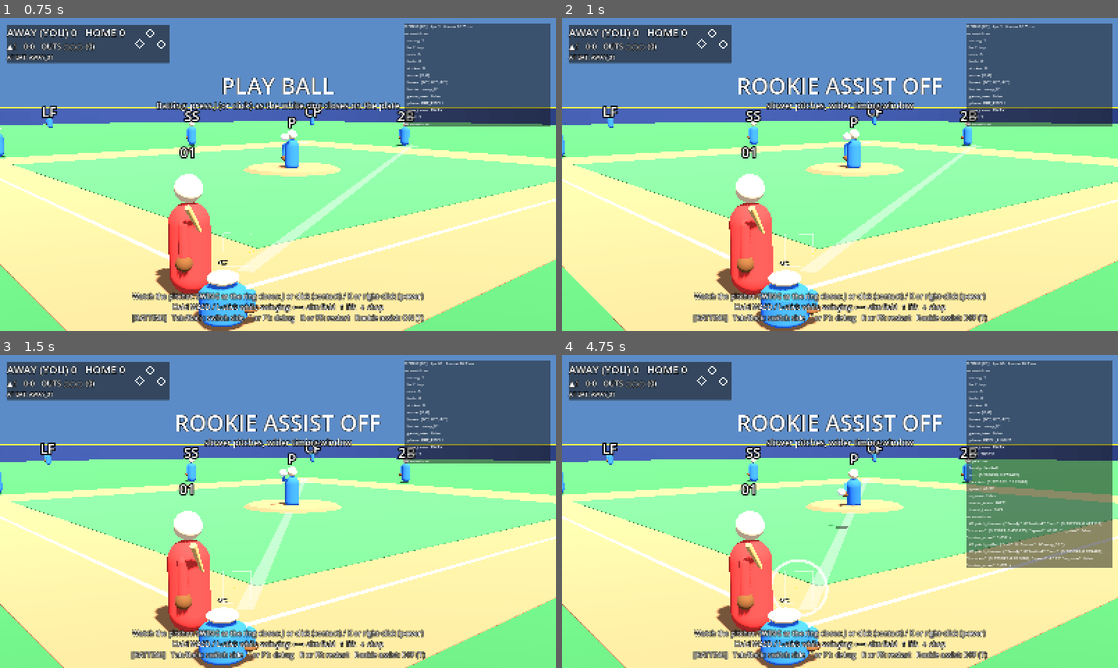
Above: before the commit, frames 1-4 (two rows, left to right).
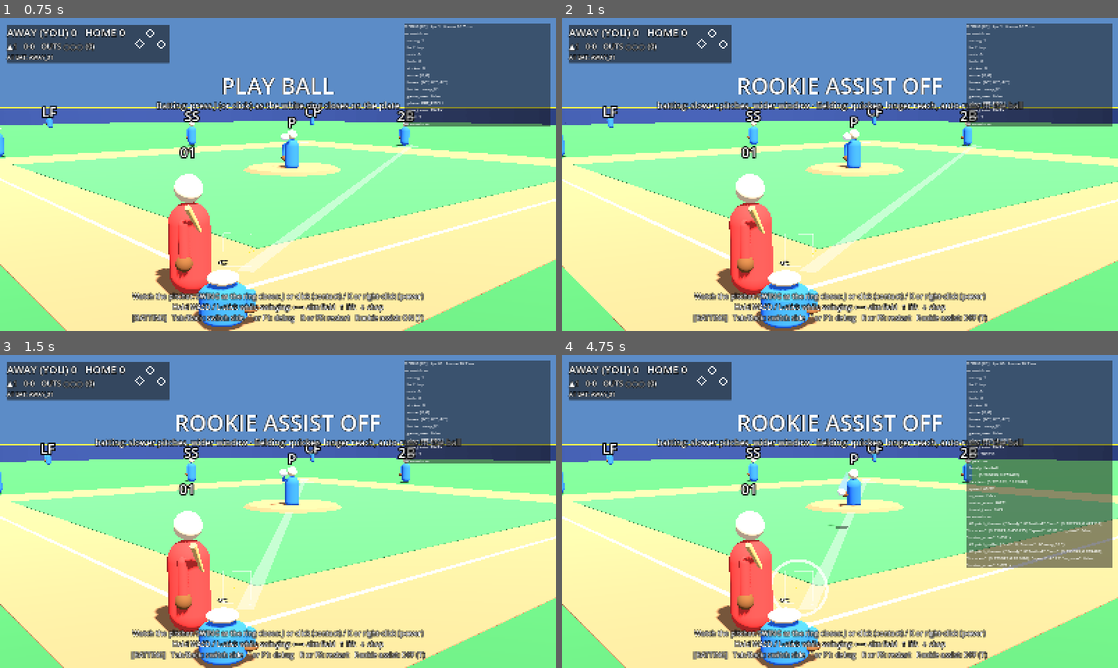
Above: after the commit, the same moments.

Repository: Dsoto1/sportball
Game: Godot game, scene res://app/main.tscn
Same seed, same stepped clock (60 frames per second), same inputs: the game is played once before the commit and once after it.
Inputs (mouse positions are in pixels of both pictures, inside the frame that each line leads up to):
- Up to frame 1 (0.75 s): tap J (swing_contact) at 0.5 s; move the mouse to (400, 158) at 0.52 s; hold Right from 0.53 s (still down); tap Shift (dive) at 0.6 s; click (400, 158) at 0.67 s
- Up to frame 2 (1 s): keep holding Right; tap T (toggle_assist) at 0.8 s
- Up to frame 3 (1.5 s): release Right at 1.25 s; drag from (166, 527) to (250, 574) at 1.27 s
- Up to frame 4 (4.75 s): move the mouse to (895, 442) at 2.02 s; hold Right 2.03-2.75 s; tap S (aim_down) at 2.1 s; tap T (toggle_assist) at 2.3, 3.8 s; tap F5 (restart_match) at 2.75 s; drag from (812, 574) to (673, 464) at 2.77 s; tap J (swing_contact) at 3.5 s; move the mouse to (1006, 558) at 3.52 s; hold Left 3.53-4.25 s; tap D (aim_right) at 3.6 s; drag from (673, 464) to (756, 433) at 4.27 s

Frame 1 is identical in both runs. In frame 2, 1.3% of the frame differs, in the area x 17-83%, y 26-30%; in frame 3, 1.3%; in frame 4, 1.4%, in the area x 17-83%, y 26-44%.

Commit message:
Phase 0 feel pass: pitch tells, fielding assist, contact punch
- Pitch tells from data: each pitch family has a trail colour and
  length (fastball long blue, breaking ball short orange, changeup green
  stub); the trail grows with the ball so it reads from the box
- Rookie assist on defense: human fielder 12% quicker, +0.35 m reach,
  and auto-routes to the ball while the stick is at rest (stick input
  overrides, so misplays remain possible)
- Contact punch: camera zoom kick and shake on solid contact, stronger
  on a barrel

94 tests pass; bot plays both sides.

Co-Authored-By: Claude Opus 5.5 <noreply@anthropic.com>
Claude-Session: https://claude.ai/code/session_01PsCp2G5H7Zqre39tL8b4KQ

Diff:
--- a/app/match_director.gd
+++ b/app/match_director.gd
@@ -161,7 +161,7 @@
 		start_match(int(Time.get_ticks_usec() % 1000000))
 	if Input.is_action_just_pressed(&"toggle_assist"):
 		tuning.rookie_assist = not tuning.rookie_assist
-		_hud.show_callout("ROOKIE ASSIST %s" % ("ON" if tuning.rookie_assist else "OFF"), "slower pitches, wider timing window")
+		_hud.show_callout("ROOKIE ASSIST %s" % ("ON" if tuning.rookie_assist else "OFF"), "batting: slower pitches, wider window · fielding: quicker, longer reach, auto-runs to the ball")
 		_hud.show_prompt(_hud_prompt_suffix())
 	if Input.is_action_just_pressed(&"switch_side"):
 		user_team = MatchState.HOME if user_team == MatchState.AWAY else MatchState.AWAY
@@ -252,7 +252,8 @@
 	var travel := _pitch.travel_time
 	# Flight runs on the same clock the swing is judged on.
 	var flight := float(_now_usec() - _pitch_release_usec) / 1000000.0
-	_view.show_pitch(_pitch, minf(flight, travel))
+	var family := content.pitch(_pitch.family_id)
+	_view.show_pitch(_pitch, minf(flight, travel), family.tell_color, family.tell_trail)
 	var timing := flight - travel
 	if user_is_batting():
 		_view.show_timing_ring(flight / travel if _contact == null or flight < travel else -1.0)
@@ -340,6 +341,7 @@
 		if human_fields:
 			# The human steers whoever the projection says gets there first.
 			_live = LiveFielding.new(_bip.trajectory, _bip.fielders, _bip.fielding, tuning, _bip.fielding.fielder_index)
+			_live.assist = tuning.rookie_assist
 		_play = _bip.start_live(not human_fields)
 		_play.human_defense = not user_is_batting()
 	_set_phase(Phase.BALL_IN_PLAY)
@@ -519,7 +521,7 @@
 				base = "Runners: advance E / RB   retreat Q / LB   (hold 1-4 / B Y X A for one runner)"
 			else:
 				base = "Run: WASD / L-stick   Dive: Shift / RT   Switch: F / LT   Throw (again to relay) 1st-2nd-3rd-home: 1-4 / B Y X A"
-	var assist := "   Rookie assist: %s (T)" % ("ON" if tuning.rookie_assist else "OFF") if user_is_batting() else ""
+	var assist := "   Rookie assist: %s (T)" % ("ON" if tuning.rookie_assist else "OFF")
 	return "%s\n[%s]   Tab/Back: switch side   ` or F1: debug   R or F5: restart%s" % [base, role, assist]
 
 
--- a/baseball/fielding/live_fielding.gd
+++ b/baseball/fielding/live_fielding.gd
@@ -20,6 +20,9 @@
 ## Controlled fielder cannot move or catch until this time (missed dive).
 var down_until: float = -1.0
 var dives_missed: int = 0
+## Rookie assist for the human fielder: a little quicker, a little more
+## reach, and with the stick at rest he runs to the ball on his own.
+var assist := false
 
 var _targets: PackedVector3Array = PackedVector3Array()
 var _target_times: PackedFloat32Array = PackedFloat32Array()
@@ -60,10 +63,16 @@
 				if result != null:
 					return
 				continue
+			var speed := f.speed * (tuning.assist_fielder_speed_scale if assist else 1.0)
+			if assist and move.length() < 0.2:
+				# Auto-route: the landing spot for a fly, just ahead of a grounder.
+				var goal := trajectory.landing_point if airborne else trajectory.position_at(time + 0.6)
+				positions[i] = positions[i].move_toward(Vector3(goal.x, 0.0, goal.z), speed * dt)
+				continue
 			var dir := Vector3(move.x, 0.0, -move.y)
 			if dir.length() > 1.0:
 				dir = dir.normalized()
-			positions[i] += dir * f.speed * dt
+			positions[i] += dir * speed * dt
 		elif time > f.reaction:
 			# Run the projected route; once that moment has passed, chase the ball.
 			var goal := _targets[i] if time < _target_times[i] else Vector3(ball.x, 0.0, ball.z)
@@ -78,7 +87,8 @@
 		if airborne and controlled >= 0 and i != controlled:
 			continue
 		var gap := _gap(positions[i], ball)
-		if gap <= fielders[i].reach and gap < best_gap:
+		var reach := fielders[i].reach + (tuning.assist_reach_bonus if assist and i == controlled else 0.0)
+		if gap <= reach and gap < best_gap:
 			best = i
 			best_gap = gap
 	if best >= 0:
--- a/data/defs/baseball_tuning.gd
+++ b/data/defs/baseball_tuning.gd
@@ -86,6 +86,10 @@
 @export var rookie_assist: bool = true
 @export var assist_pitch_speed_scale: float = 0.85
 @export var assist_timing_window_scale: float = 1.3
+## Human fielder under Rookie assist: speed multiplier, extra glove reach,
+## and auto-routing to the ball while the stick is at rest.
+@export var assist_fielder_speed_scale: float = 1.12
+@export var assist_reach_bonus: float = 0.35
 
 @export_group("Ball Flight")
 @export var gravity: float = 9.81
--- a/data/defs/pitch_family_def.gd
+++ b/data/defs/pitch_family_def.gd
@@ -13,3 +13,7 @@
 @export var deception: float = 0.0
 ## Multiplier on command scatter; harder pitches miss by more.
 @export var scatter_scale: float = 1.0
+## Readability tell for the batter: trail colour and trail length (number
+## of ghost balls), so the cue does not rely on colour alone.
+@export var tell_color: Color = Color(1, 1, 1)
+@export var tell_trail: int = 4
--- a/data/pitches/breaking_ball.tres
+++ b/data/pitches/breaking_ball.tres
@@ -10,3 +10,5 @@
 break_amount = Vector2(-0.32, -0.26)
 deception = 0.55
 scatter_scale = 1.25
+tell_color = Color(1, 0.4, 0.3, 1)
+tell_trail = 4
--- a/data/pitches/changeup.tres
+++ b/data/pitches/changeup.tres
@@ -10,3 +10,5 @@
 break_amount = Vector2(0.10, -0.20)
 deception = 0.4
 scatter_scale = 1.1
+tell_color = Color(0.8, 1, 0.35, 1)
+tell_trail = 2
--- a/data/pitches/fastball.tres
+++ b/data/pitches/fastball.tres
@@ -10,3 +10,5 @@
 break_amount = Vector2(0.0, 0.06)
 deception = 0.0
 scatter_scale = 1.0
+tell_color = Color(0.6, 0.85, 1, 1)
+tell_trail = 7
--- a/presentation/match/match_view.gd
+++ b/presentation/match/match_view.gd
@@ -52,6 +52,10 @@
 var _flash_start := -10.0
 var _flash_size := 0.0
 var _contact_sound: ContactSound
+var _trail: Array[MeshInstance3D] = []
+var _punch_start := -10.0
+var _punch_strength := 0.0
+var _shake_rng := RandomNumberGenerator.new()
 var _animator := PlayAnimator.new()
 var _last_actor_pos := {}
 var _rundown_focus := Vector3.ZERO
@@ -170,6 +174,9 @@
 	_contact_sound.play_tier(tier)
 	if tier < ContactFeedback.Tier.SOLID:
 		return
+	# Camera punch: a quick zoom-in kick and shake, bigger on the barrel.
+	_punch_start = _view_clock
+	_punch_strength = 1.0 if tier == ContactFeedback.Tier.SWEET else 0.5
 	_flash.position = Vector3(location.x, location.y, 0.1)
 	_flash_size = 0.9 if tier == ContactFeedback.Tier.SWEET else 0.45
 	var color := Color(1.0, 0.9, 0.3, 0.9) if tier == ContactFeedback.Tier.SWEET else Color(1, 1, 1, 0.8)
@@ -200,9 +207,20 @@
 	(_timing_ring.material_override as StandardMaterial3D).albedo_color = Color(0.3, 1.0, 0.4) if now else Color(1, 1, 1, 0.8)
 
 
-func show_pitch(pitch: PitchResult, t: float) -> void:
+## tell: the pitch family's colour and trail length (batter's read).
+func show_pitch(pitch: PitchResult, t: float, tell_color: Color = Color.WHITE, tell_trail: int = 0) -> void:
 	_ball.position = pitch.position_at(t)
 	_update_shadow()
+	for i in _trail.size():
+		var ghost := _trail[i]
+		ghost.visible = i < tell_trail and t > 0.0 and t < pitch.travel_time
+		if not ghost.visible:
+			continue
+		ghost.position = pitch.position_at(maxf(t - (i + 1) * 0.022, 0.0))
+		var fade := 1.0 - float(i + 1) / (tell_trail + 1)
+		# Same distance-based growth as the ball, so the tell reads from the box.
+		ghost.scale = _ball.scale * (0.9 * fade + 0.35)
+		(ghost.material_override as StandardMaterial3D).albedo_color = Color(tell_color, 0.35 + 0.6 * fade)
 
 
 func show_pitch_marker(pitch: PitchResult) -> void:
@@ -234,6 +252,8 @@
 	_zone.visible = false
 	_bat_pivot.visible = false
 	_aim.visible = false
+	for ghost in _trail:
+		ghost.visible = false
 	_timing_ring.visible = false
 	_windup = -1.0
 	var fielding := bip.fielding
@@ -392,6 +412,11 @@
 	if _flash.visible:
 		_flash.scale = Vector3.ONE * _flash_size * (0.4 + flash_age / 0.18)
 	_camera.fov = lerpf(_camera.fov, CAMERA_FOV[_camera_mode], 1.0 - exp(-delta * 6.0))
+	var punch_age := _view_clock - _punch_start
+	var kick := 0.0
+	if punch_age < 0.25:
+		kick = _punch_strength * (1.0 - punch_age / 0.25)
+		_camera.fov = CAMERA_FOV[_camera_mode] - 5.0 * kick
 	_update_bat()
 	_update_windup(delta)
 	var spot: Array = CAMERA_SPOTS[_camera_mode]
@@ -406,6 +431,8 @@
 		goal += focus
 		target += focus
 	_camera.position = _camera.position.lerp(goal, weight)
+	if kick > 0.0:
+		_camera.position += Vector3(_shake_rng.randf_range(-1, 1), _shake_rng.randf_range(-1, 1), 0.0) * 0.06 * kick
 	var forward := -_camera.global_transform.basis.z
 	var wanted := (target - _camera.position).normalized()
 	var look := forward.slerp(wanted, weight)
@@ -463,6 +490,10 @@
 	_aim_head.material_override = _unshaded(Color(1, 1, 1, 0.5))
 	_aim.add_child(_aim_head)
 	_aim.visible = false
+	for i in 8:
+		var ghost := _sphere(0.11, Color(1, 1, 1, 0.5), false)
+		ghost.visible = false
+		_trail.append(ghost)
 	_flash = _sphere(1.0, Color(1, 1, 1, 0.8), false)
 	_flash.visible = false
 	_contact_sound = ContactSound.new()
--- a/tests/unit/test_live_fielding.gd
+++ b/tests/unit/test_live_fielding.gd
@@ -117,3 +117,25 @@
 	check(a.is_secured() and b.is_secured(), "both finished")
 	check_eq(a.result.secure_time, b.result.secure_time, "same time")
 	check_eq(a.result.fielder_id, b.result.fielder_id, "same fielder")
+
+
+func test_rookie_assist_runs_to_the_ball_with_no_input() -> void:
+	var s := _setup(36.0, 32.0, -22.0)  # fly into the left-center gap
+	var plain := LiveFielding.new(s["traj"], s["fielders"], s["projection"], tuning(), _index(&"lf"))
+	var helped := LiveFielding.new(s["traj"], s["fielders"], s["projection"], tuning(), _index(&"lf"))
+	helped.assist = true
+	while not plain.is_secured() and plain.time < 30.0:
+		plain.step(tuning().sim_step)
+	while not helped.is_secured() and helped.time < 30.0:
+		helped.step(tuning().sim_step)
+	check(not plain.result.caught_in_air, "standing still drops it")
+	check(helped.result.caught_in_air, "assist auto-routes to the catch")
+
+
+func test_stick_input_overrides_the_assist() -> void:
+	var s := _setup(36.0, 32.0, -22.0)
+	var live := LiveFielding.new(s["traj"], s["fielders"], s["projection"], tuning(), _index(&"lf"))
+	live.assist = true
+	while not live.is_secured() and live.time < 30.0:
+		live.step(tuning().sim_step, Vector2(0.0, -1.0))  # run the wrong way on purpose
+	check(not live.result.caught_in_air, "the player can still misplay it")
Not shown, changed: README.md
Not shown, changed: docs/DECISIONS.md
Not shown, changed: docs/PHASE0_REPORT.md
